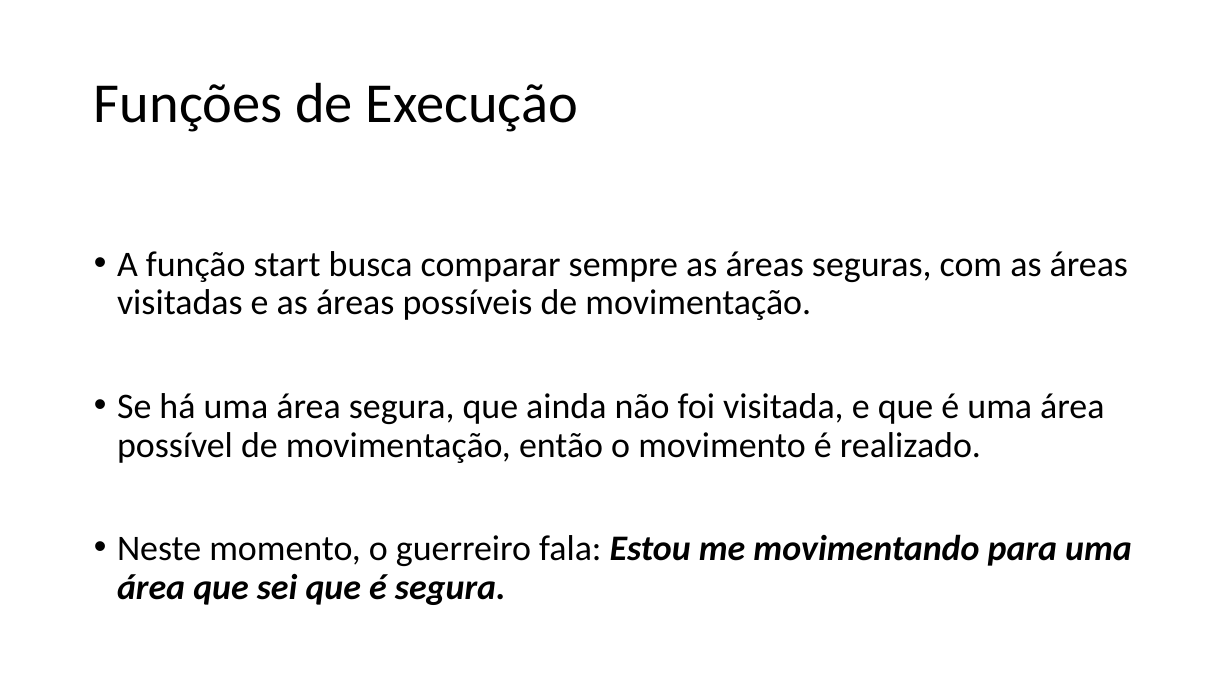
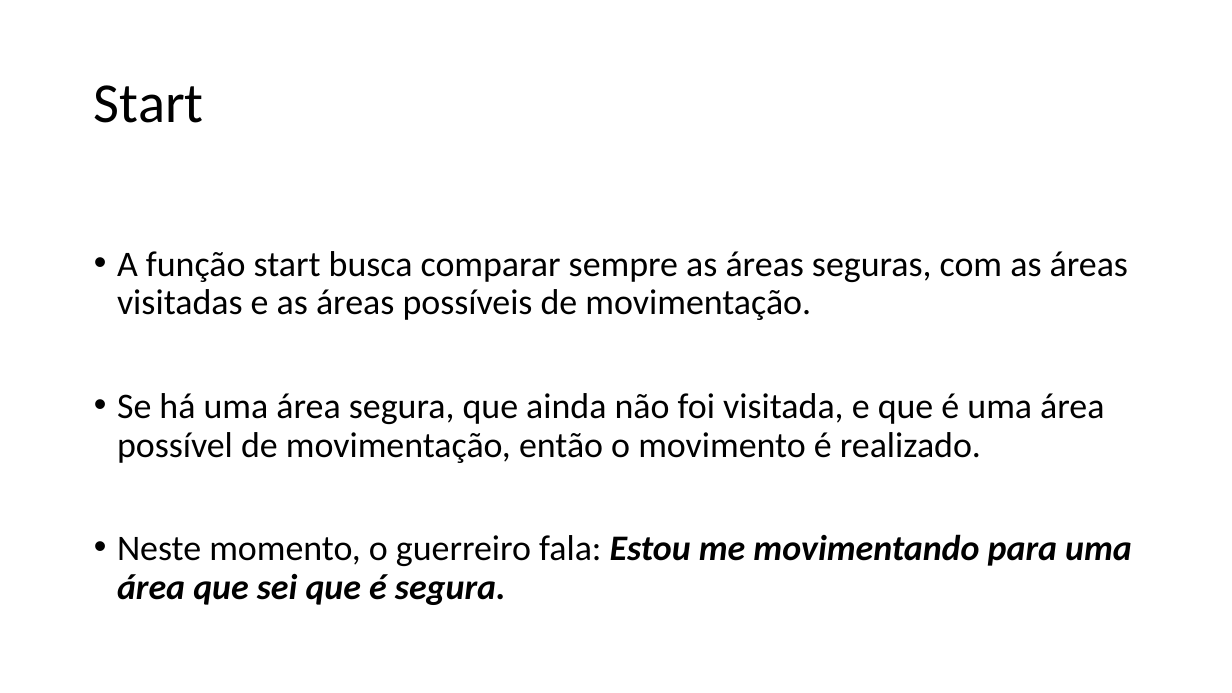
Before and after one commit to rodrigocarlos2/AgenteInteligente, a slide deck: slide 11 of Mundo do Wumpus.pptx (slide 10 before the commit). Drawn at 1232x693 pixels with LibreOffice and Linux fonts; fonts in the diff are those of the drawing. Boxes give left, top, right and bottom in pixels: in the first picture for what was removed or moved away, otherwise in the second. Text is boxed around its words. In the diff, an @@ line names an element or a change of style, - is before the commit and + after.

```diff
--- a/Mundo do Wumpus.pptx
+++ b/Mundo do Wumpus.pptx
@@ title at box(94, 85, 204, 123): text changed @@
-Funções de Execução
+Start
```
Also in this commit, not shown: 7 other slides changed, 2 other files.
